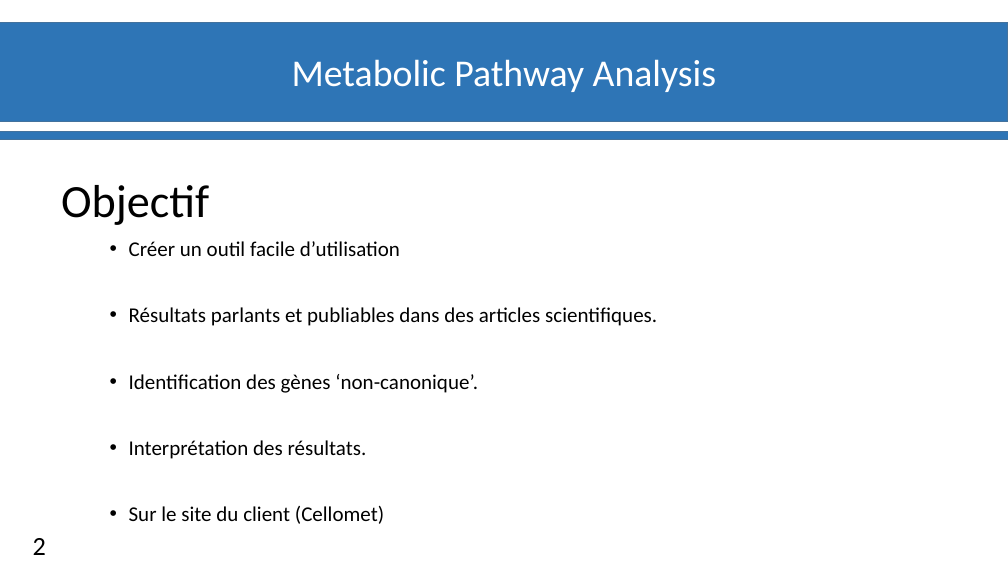
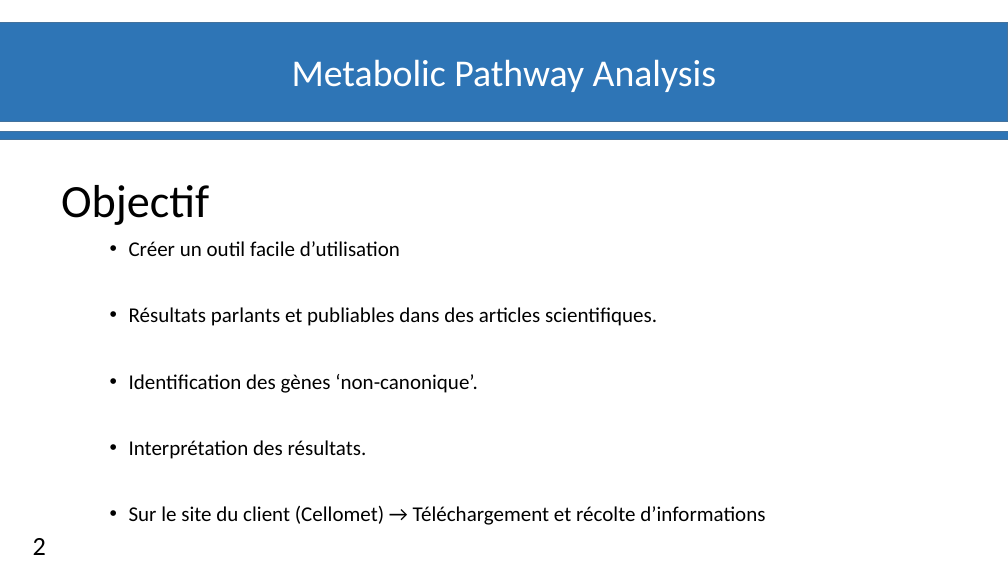
Before and after one commit to materrien/Projet-INSERM, a slide deck: slide 3 of Slides/Diapos_Suivit_projet.pptx. Drawn at 1008x567 pixels with LibreOffice and Linux fonts; fonts in the diff are those of the drawing; background and template pictures are left out. Boxes give left, top, right and bottom in pixels: in the first picture for what was removed or moved away, otherwise in the second. Text is boxed around its words. In the diff, an @@ line names an element or a change of style, - is before the commit and + after.

```diff
--- a/Slides/Diapos_Suivit_projet.pptx
+++ b/Slides/Diapos_Suivit_projet.pptx
@@ text at [129,506,765,525]: text changed @@
-• Sur le site du client (Cellomet)
+• Sur le site du client (Cellomet) → Téléchargement et récolte d’informations
```
Also in this commit, not shown: 3 other slides changed, 1 other file.
